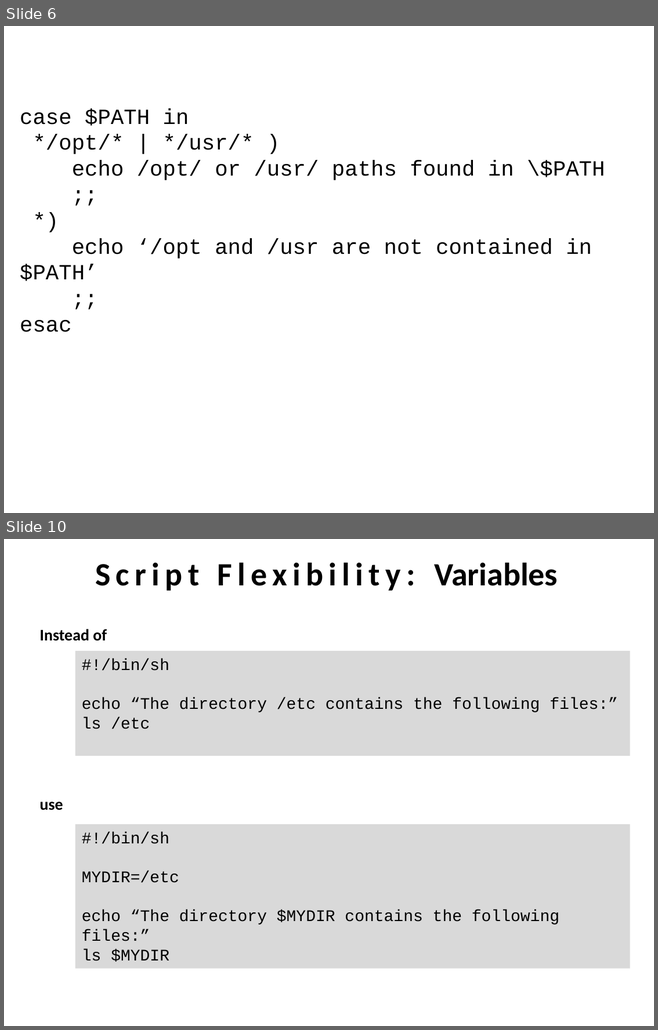
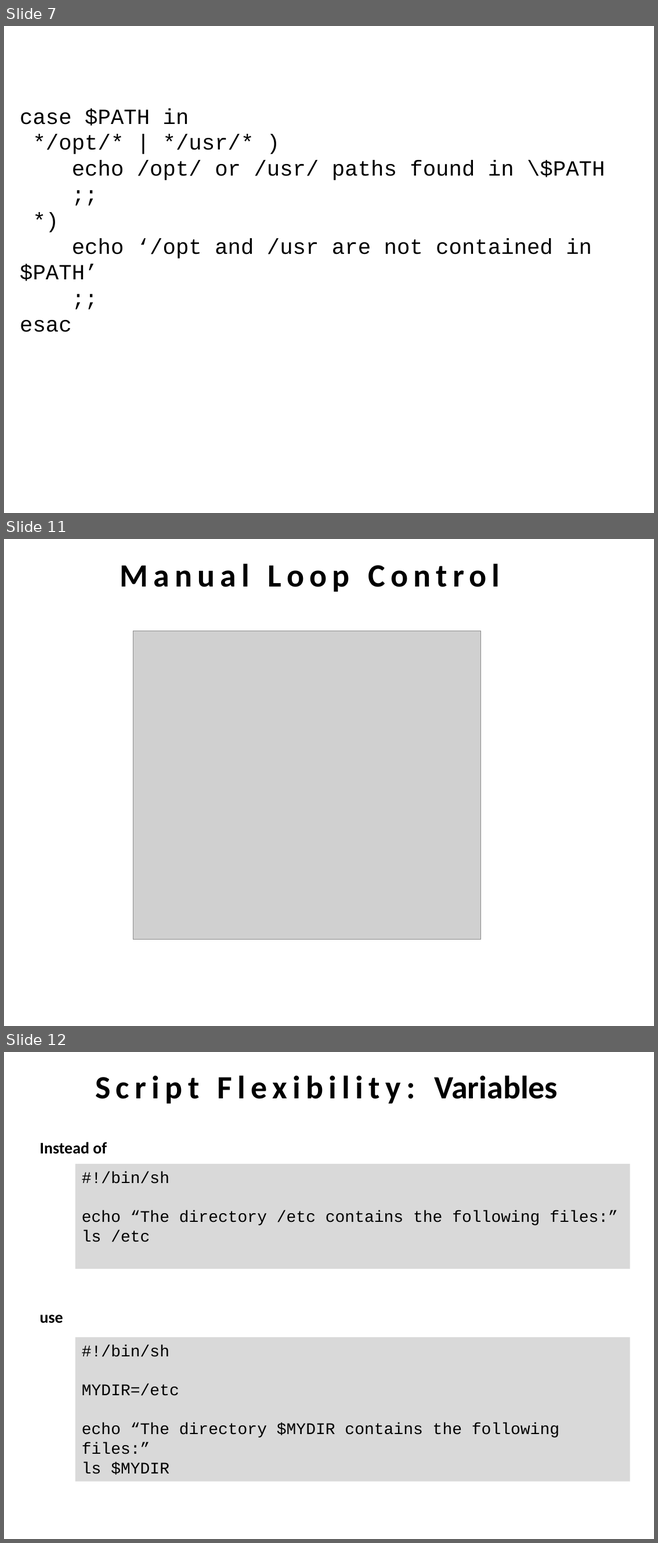
Before and after one commit to hdinkel/linuxcommandline, a slide deck: Intermediate/handout and presentation/LSI.pptx. Shown one above the other, each under a label of ours: slides 6 and 10 before the commit, slides 7, 11 and 12 after it; the slides between them are not shown. The pictures are 658x1030 and 658x1543 pixels, drawn with LibreOffice and Linux fonts; fonts in the diff are those of the drawing; grey boxes stand for pictures. Boxes give left, top, right and bottom in pixels: in the first picture for what was removed or moved away, otherwise in the second. Text is boxed around its words. In the diff, an @@ line names an element or a change of style, - is before the commit and + after.

```diff
--- a/Intermediate/handout and presentation/LSI.pptx
+++ b/Intermediate/handout and presentation/LSI.pptx
@@ slide 11 added at box(4, 539, 654, 1026), background #FFFFFF @@
@@ text added at box(119, 563, 499, 592), 36 pt, text #000000, bold @@
+Manual Loop Control
@@ picture added at box(133, 631, 481, 940) @@
@@ what was slide 6 is now slide 7 @@
@@ what was slide 10 is now slide 12 @@
```
Also in this commit, not shown: 9 slides changed, 1 other slide added, 6 other files.
